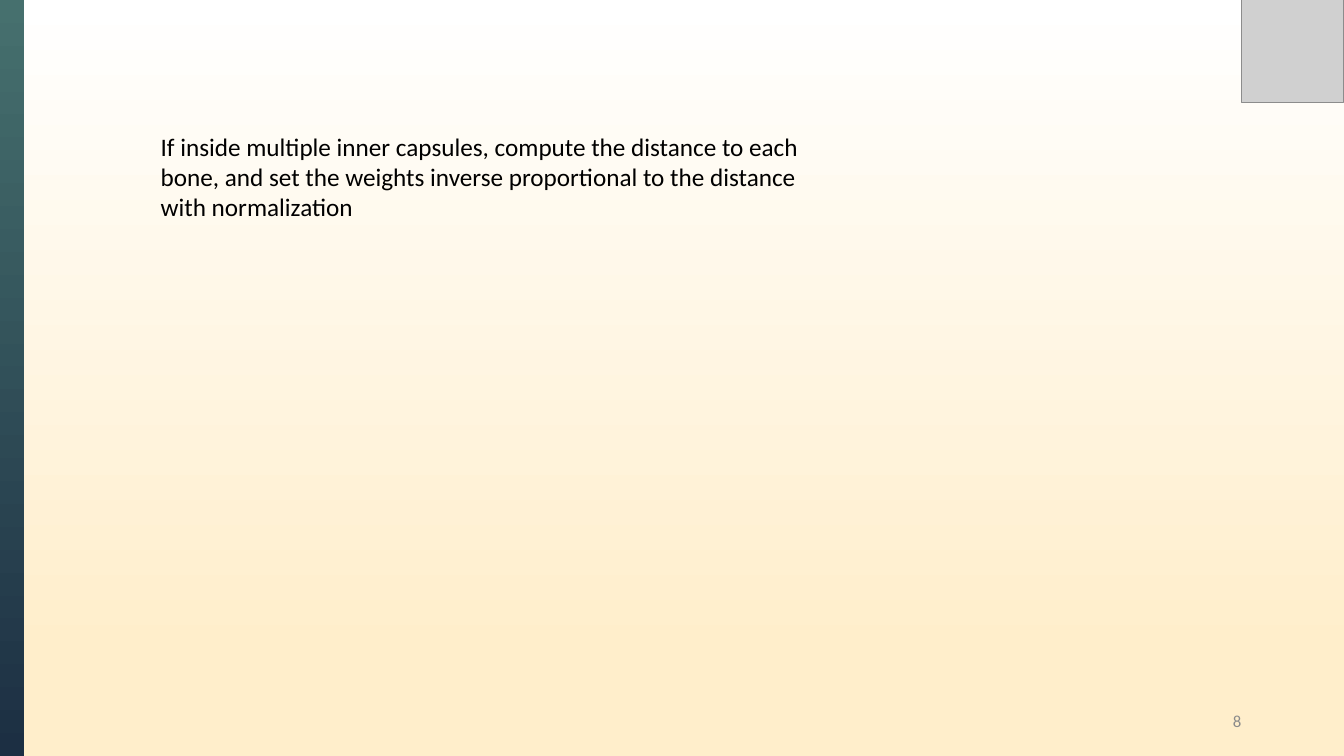
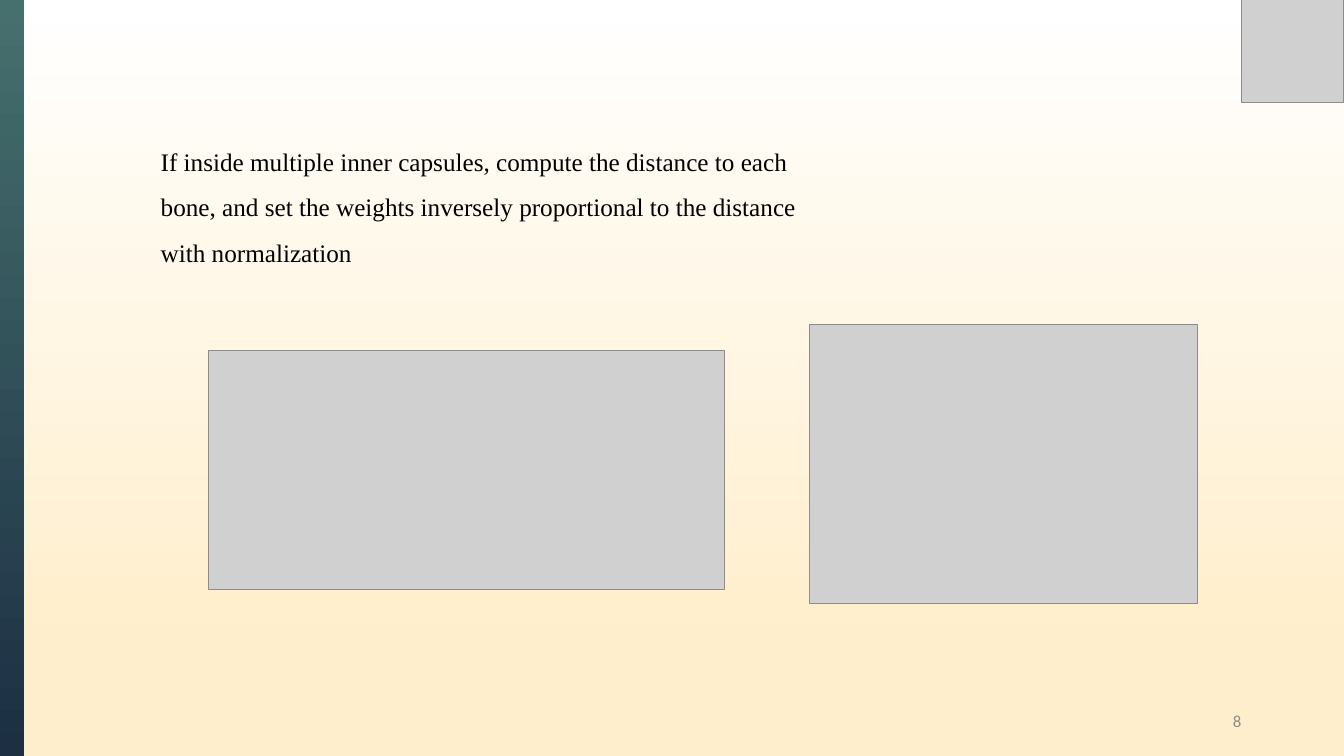
Before and after one commit to XiongWT1024/self-study-2024, a slide deck: slide 8 of LBS_SMPL/LBS_SMPL.pptx. Drawn at 1344x756 pixels with LibreOffice and Linux fonts; fonts in the diff are those of the drawing; grey boxes stand for pictures. Boxes give left, top, right and bottom in pixels: in the first picture for what was removed or moved away, otherwise in the second. Text is boxed around its words. In the diff, an @@ line names an element or a change of style, - is before the commit and + after.

```diff
--- a/LBS_SMPL/LBS_SMPL.pptx
+++ b/LBS_SMPL/LBS_SMPL.pptx
@@ text at box(161, 153, 787, 263): font Calibri to Times New Roman in "If inside multiple inner capsules, compute the ...", "with normalization"; alignment left to justified; line spacing 1 to 1.5 @@
@@ text at box(161, 198, 795, 222): text changed; font Calibri to Times New Roman @@
-bone, and set the weights inverse proportional to the distance
+bone, and set the weights inversely proportional to the distance
@@ picture added at box(810, 325, 1198, 604) @@
@@ picture added at box(209, 351, 725, 591) @@
```
Also in this commit, not shown: 1 other slide changed, 2 slides added.
